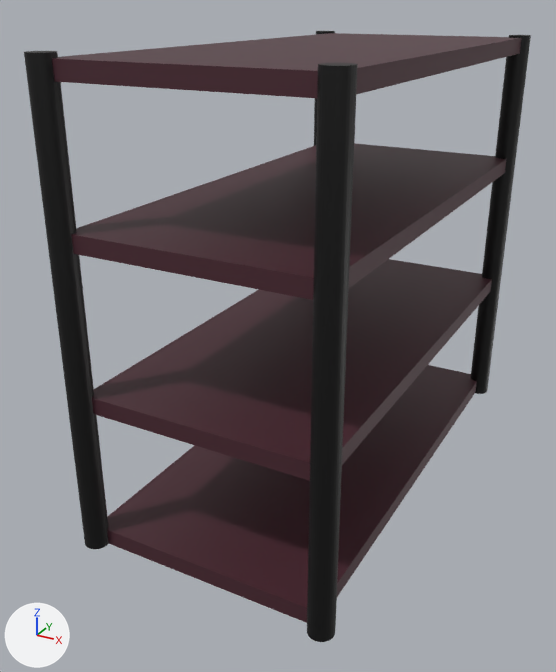
Before and after pictures for a commit that changed the FBX model Assets/Models/Metal Rack.fbx.
Rendered twice from a 50 mm lens placed at (2.77, -5.88, 4.0), pointed at (-0.23, -0.43, 1.28). Lighting does not change. The marker at lower left points along +X, +Y and +Z. Where no turn or scale is listed for an object, it has been applied to the vertices.

Script lines for the objects in view, before the commit:
```python
ob_cube = bpy.data.objects.new('Cube', me_cube)
ob_cube.location = (0.0, 0.0, 0.0)
ob_cube.scale = (1.0, 2.09, 0.068)
ob_cube_001 = bpy.data.objects.new('Cube.001', me_cube_001)
ob_cube_001.location = (0.03, -0.01, 1.21)
ob_cube_002 = bpy.data.objects.new('Cube.002', me_cube_002)
ob_cube_002.location = (0.04, -0.04, 2.47)
ob_cube_003 = bpy.data.objects.new('Cube.003', me_cube_003)
ob_cube_003.location = (0.04, -0.04, 3.59)
ob_walec = bpy.data.objects.new('Walec', me_walec)
ob_walec.location = (1.04, -2.12, 1.81)
ob_walec_001 = bpy.data.objects.new('Walec.001', me_walec_001)
ob_walec_001.location = (-0.99, -2.12, 1.81)
ob_walec_001.scale = (0.1, 0.1, 1.88)
ob_walec_002 = bpy.data.objects.new('Walec.002', me_walec_002)
ob_walec_002.location = (1.0, 2.05, 1.8)
ob_walec_003 = bpy.data.objects.new('Walec.003', me_walec_003)
ob_walec_003.location = (-1.02, 2.05, 1.8)
```
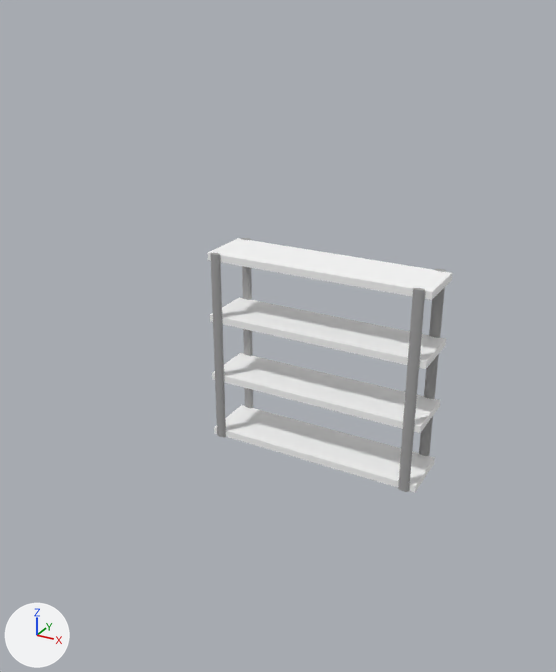
Diff of the bpy script that builds the scene:
```diff
--- a/Assets/Models/Metal Rack.fbx.py
+++ b/Assets/Models/Metal Rack.fbx.py
@@ mat_material_001 @@
+mat_material_001 = principled_material('Material.001')
+mat_material_001.base_color = (1.0, 1.0, 1.0)  # white #ffffff
@@ mat_materiał_002 @@
+mat_materiał_002 = principled_material('Materiał.002')
+mat_materiał_002.base_color = (0.366, 0.366, 0.366)  # grey #a3a3a3
@@ me_walec_001 @@
 # used by ob_walec_001; location = (-0.99, -2.12, 1.81); scale = (0.1, 0.1, 1.88)
-me_walec_001.from_pydata(...)  # 64 vertices, 34 faces; spans x -1.0..1.0, y -1.0..1.0, z -1.0..1.0
-me_walec_001.materials.append(mat_materiał_001)  # black #000000
+me_walec_001.from_pydata(...)  # 256 vertices, 496 faces; spans x -1.02..1.02, y -0.3..0.3, z -0.03..1.87
+# me_walec_001 part 1: 64 vertices removed from x -1.0..1.0, y -1.0..1.0, z -1.0..1.0; 256 vertices added at x -1.02..1.02, y -0.3..0.3, z -0.03..1.87
+me_walec_001.materials.append(mat_materiał_002)  # grey #a3a3a3
@@ me_cube @@
 # used by ob_cube; location = (0.0, 0.0, 0.0); scale = (1.0, 2.09, 0.068)
-me_cube.from_pydata(...)  # 8 vertices, 6 faces; spans x -1.0..1.0, y -1.0..1.0, z -1.0..1.0
-me_cube.materials.append(mat_material)  # brown #4a242f
+me_cube.from_pydata(...)  # 32 vertices, 24 faces; spans x -1.05..1.07, y -0.27..0.27, z -0.03..1.87
+# me_cube part 2: the whole mesh is rebuilt
+me_cube.materials.append(mat_material_001)  # white #ffffff
@@ ob_walec_002 @@
-ob_walec_002 = bpy.data.objects.new('Walec.002', me_walec_002)
-ob_walec_002.location = (1.0, 2.05, 1.8)
@@ ob_cube_003 @@
-ob_cube_003 = bpy.data.objects.new('Cube.003', me_cube_003)
-ob_cube_003.location = (0.04, -0.04, 3.59)
@@ ob_walec_003 @@
-ob_walec_003 = bpy.data.objects.new('Walec.003', me_walec_003)
-ob_walec_003.location = (-1.02, 2.05, 1.8)
@@ ob_cube_001 @@
-ob_cube_001 = bpy.data.objects.new('Cube.001', me_cube_001)
-ob_cube_001.location = (0.03, -0.01, 1.21)
@@ ob_cube_002 @@
-ob_cube_002 = bpy.data.objects.new('Cube.002', me_cube_002)
-ob_cube_002.location = (0.04, -0.04, 2.47)
@@ ob_walec @@
-ob_walec = bpy.data.objects.new('Walec', me_walec)
-ob_walec.location = (1.04, -2.12, 1.81)
@@ ob_walec_001 @@
 ob_walec_001 = bpy.data.objects.new('Walec.001', me_walec_001)
-ob_walec_001.location = (-0.99, -2.12, 1.81)
-ob_walec_001.scale = (0.1, 0.1, 1.88)
+ob_walec_001.location = (0.0, 0.0, 0.0)
@@ ob_cube @@
 ob_cube.location = (0.0, 0.0, 0.0)
-ob_cube.scale = (1.0, 2.09, 0.068)
```

Changed parts and their boxes [x1, y1, x2, y2] in the pictures (556 x 672 px):
'Cube', reshaped, rescaled: before [107, 365, 477, 623]; after [207, 238, 452, 493]
'Cube.001', deleted: before [92, 259, 492, 481]
'Cube.002', deleted: before [71, 143, 506, 300]
'Walec.001', reshaped, moved, rescaled (176% wider, 49% shorter): before [24, 51, 109, 549]; after [210, 238, 446, 492]
'Walec', deleted (black): before [307, 63, 358, 642]
'Cube.003', deleted: before [52, 33, 521, 98]
'Walec.002', deleted (black): before [471, 35, 531, 394]
'Walec.003', deleted: before [314, 31, 335, 146]
